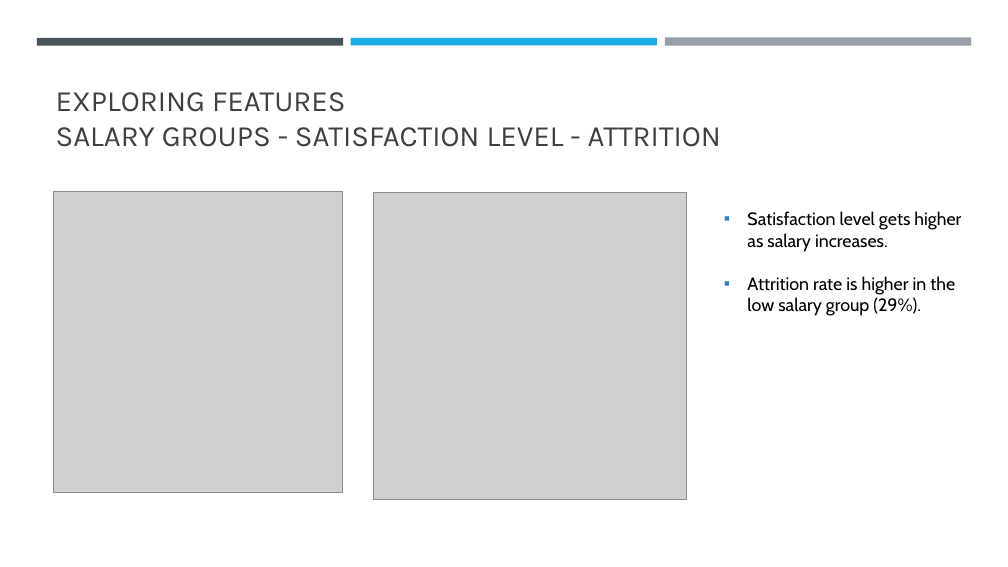
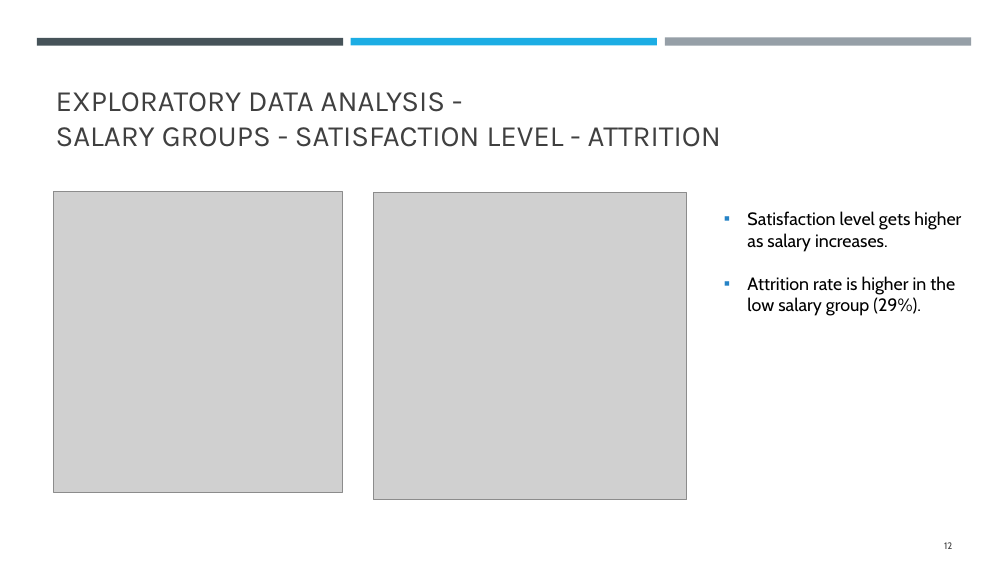
Before and after one commit to IsabelleUslu/InstituteOfDataLabs, a slide deck: slide 12 of IOD Projects/MP2New/New - Predicting Employee Attrition.pptx. Drawn at 1008x567 pixels with LibreOffice and Linux fonts; fonts in the diff are those of the drawing; grey boxes stand for pictures. Boxes give left, top, right and bottom in pixels: in the first picture for what was removed or moved away, otherwise in the second. Text is boxed around its words. In the diff, an @@ line names an element or a change of style, - is before the commit and + after.

```diff
--- a/IOD Projects/MP2New/New - Predicting Employee Attrition.pptx
+++ b/IOD Projects/MP2New/New - Predicting Employee Attrition.pptx
@@ title at (56, 92, 721, 147): text changed @@
-EXPLORING FEATURES
-SALARY GROUPS - SATISFACTION LEVEL - ATTRITION
+EXPLORATORY DATA ANALYSIS -
+SALARY GROUPS - SATISFACTION LEVEL - ATTRITION
@@ page number added at (944, 542, 952, 549), 9 pt, text #404040 @@
+12
```
Also in this commit, not shown: 17 other slides changed, 1 slide added, 2 other files.
